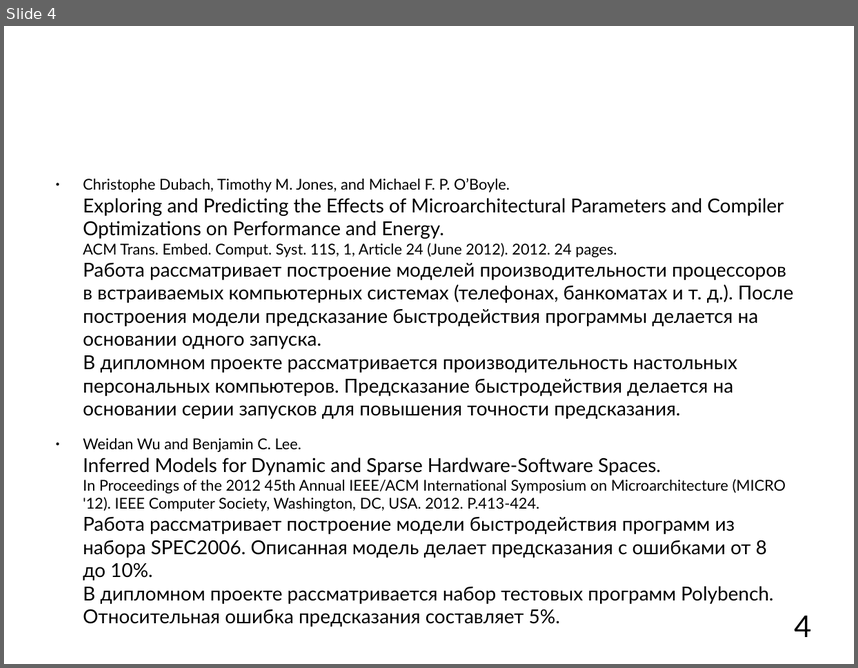
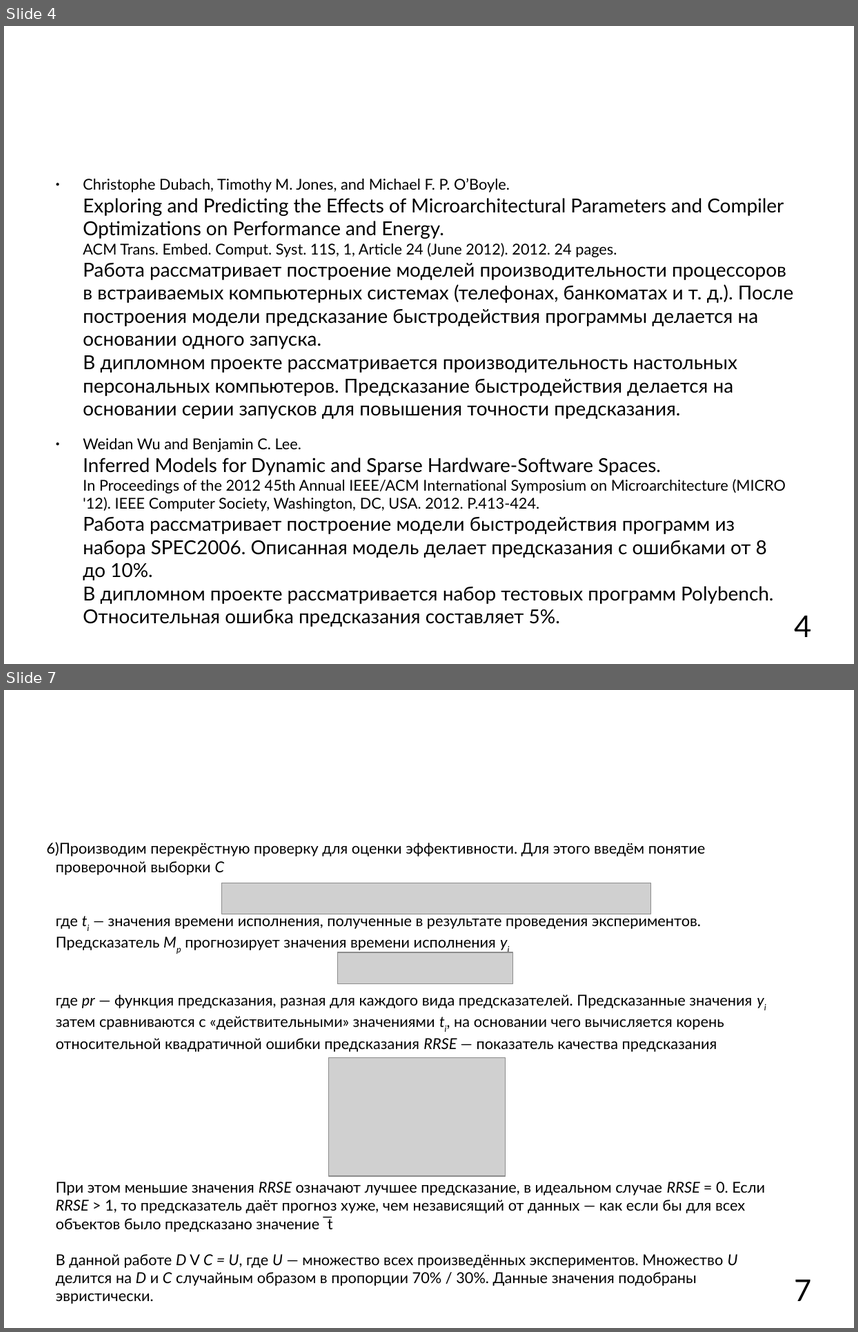
Before and after one commit to mkpankov/adaptor, a slide deck: diploma/defense/brochure.odp. Shown one above the other, each under a label of ours: slide 4 before the commit, slides 4 and 7 after it; the slides between them are not shown. The pictures are 858x668 and 858x1332 pixels, drawn with LibreOffice and Linux fonts; fonts in the diff are those of the drawing; grey boxes stand for pictures; background and template pictures are left out. Boxes give left, top, right and bottom in pixels: in the first picture for what was removed or moved away, otherwise in the second. Text is boxed around its words. In the diff, an @@ line names an element or a change of style, - is before the commit and + after.

```diff
--- a/diploma/defense/brochure.odp
+++ b/diploma/defense/brochure.odp
@@ slide 7 added at [4, 690, 854, 1328], background picture (left out) @@
@@ text added at [47, 842, 765, 1303], 14 pt, text #000000 @@
+6) Производим перекрёстную проверку для оценки эффективности. Для этого введём понятие проверочной выборки C
+   где ti — значения времени исполнения, полученные в результате проведения экспериментов. Предсказатель Mp прогнозирует значения времени исполнения yi
+   где pr — функция предсказания, разная для каждого вида предсказателей. Предсказанные значения yi затем сравниваются с «действительными» значениями ti, на основании чего вычисляется корень относительной квадратичной ошибки предсказания RRSE — показатель качества предсказания
+   При этом меньшие значения RRSE означают лучшее предсказание, в идеальном случае RRSE = 0. Если RRSE > 1, то предсказатель даёт прогноз хуже, чем независящий от данных — как если бы для всех объектов было предсказано значение ̅t
+   В данной работе D V C = U, где U — множество всех произведённых экспериментов. Множество U делится на D и C случайным образом в пропорции 70% / 30%. Данные значения подобраны эвристически.
@@ picture added at [222, 883, 652, 914] @@
@@ picture added at [338, 952, 513, 984] @@
@@ picture added at [329, 1058, 506, 1176] @@
@@ page number added at [794, 1279, 811, 1301], 28 pt, text #000000 @@
+7
```
Also in this commit, not shown: 1 slide changed, 1 other slide added, 1 slide removed.
